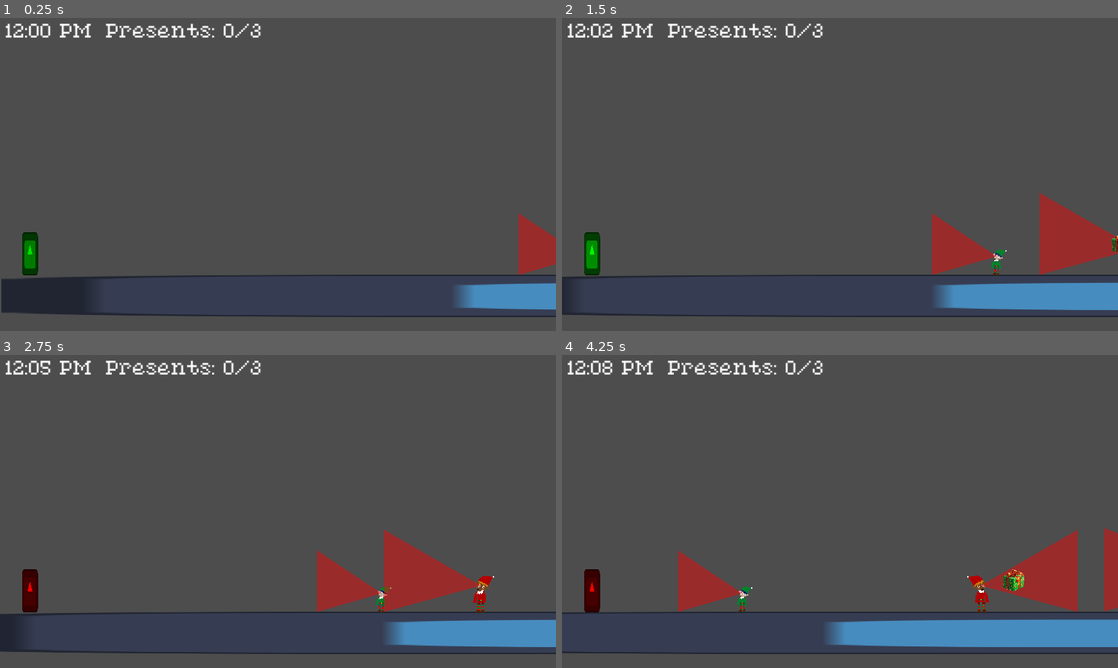
Above: before the commit, frames 1-4 (two rows, left to right).
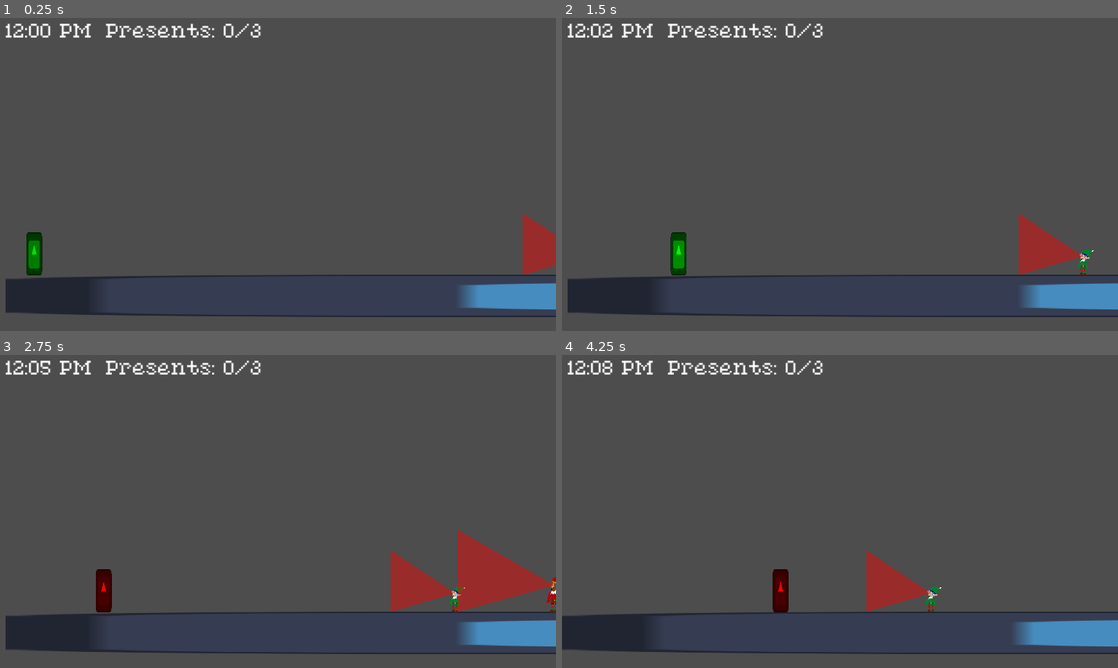
Above: after the commit, the same moments.

Repository: agreene5/GeorgiaDev-Winter-Jam-2024
Game: Godot game, scene res://Scenes/main.tscn
Same seed, same stepped clock (60 frames per second), same inputs: the game is played once before the commit and once after it. The engine's default icon, where the game draws it, is replaced by a stand-in: a white triangle on a blue panel in a dark square.
Inputs (mouse positions are in pixels of both pictures, inside the frame that each line leads up to):
- Up to frame 1 (0.25 s): no input
- Up to frame 2 (1.5 s): tap Enter (ui_accept) at 0.5, 0.77 s; move the mouse to (962, 158) at 0.52 s; hold Right (ui_right) from 0.53 s (still down); right-click (962, 158) at 0.6 s; move the mouse to (728, 190) at 1.27 s; right-click (728, 190) at 1.35 s
- Up to frame 3 (2.75 s): tap Enter (ui_accept) at 1.52 s; move the mouse to (333, 442) at 2.02 s; release Right (ui_right) at 2.03 s; hold Left (ui_left) from 2.03 s (still down); right-click (333, 442) at 2.1 s
- Up to frame 4 (4.25 s): move the mouse to (812, 574) at 2.77 s; release Left (ui_left) at 2.78 s; hold Right (ui_right) from 2.78 s (still down); right-click (812, 574) at 2.85 s; tap Enter (ui_accept) at 3.02, 3.77 s; move the mouse to (1006, 558) at 3.52 s; right-click (1006, 558) at 3.6 s

The runs differ from the first frame. In frame 1, 0.6% of the frame differs, in the area x 0-100%, y 62-95%; in frame 2, 8.0%; in frame 3, 8.5%; in frame 4, 12%, in the area x 0-100%, y 55-96%.

Commit message:
Added in initial camera movement
Like in super mario

Diff:
--- a/Grinch/camera_2d.gd
+++ b/Grinch/camera_2d.gd
@@ -1,11 +1,18 @@
 extends Camera2D
 
+var initial_camera_x = 942
+var initial_camera_y = 544
+var camera_unlocked = false
 
-# Called when the node enters the scene tree for the first time.
-func _ready() -> void:
-	pass # Replace with function body.
+func _ready():
+	top_level = true # This sets the camera to not be affected by its parent movement
+	global_position = Vector2(initial_camera_x, initial_camera_y) # Sets the position of the camera to initial values
 
+func _physics_process(delta):
+	if Global_Variables.grinch_position.x >= 650:
+		if not camera_unlocked:
+			initial_camera_x = global_position.x # Storing initial camera position right when grinch_position passes 650
+			camera_unlocked = true
 
-# Called every frame. 'delta' is the elapsed time since the previous frame.
-func _process(delta: float) -> void:
-	pass
+		# Move the camera with the player's x position, maintaining the initial offset
+		global_position.x = initial_camera_x + (Global_Variables.grinch_position.x - 650)
--- a/Grinch/character_body_2d.gd
+++ b/Grinch/character_body_2d.gd
@@ -1,3 +1,5 @@
+# DELETE OR REPLACE WITH MOVEMENT SCRIPT
+
 extends CharacterBody2D
 
 
--- a/Scenes/main.tscn
+++ b/Scenes/main.tscn
@@ -13,6 +13,7 @@
 [ext_resource type="FontFile" uid="uid://c0bdp5ffbpdu8" path="res://Finished_Assets/Non-Housemade Assets/PixelatedEleganceRegular-ovyAA.ttf" id="9_6aaf0"]
 [ext_resource type="Script" path="res://UI_Elements/presents_ui.gd" id="9_21bb7"]
 [ext_resource type="Script" path="res://Scenes/timer_ui.gd" id="11_4x2gd"]
+[ext_resource type="AudioStream" uid="uid://5c3qhe2yv3ts" path="res://Finished_Assets/Music/grinch draft 1 2024-12-21 0104.mp3" id="14_a1bgn"]
 
 [sub_resource type="RectangleShape2D" id="RectangleShape2D_k2t3w"]
 size = Vector2(10196, 143)
@@ -114,3 +115,7 @@
 script = ExtResource("11_4x2gd")
 
 [node name="Timer" type="Timer" parent="."]
+
+[node name="Music_Theme" type="AudioStreamPlayer" parent="."]
+stream = ExtResource("14_a1bgn")
+autoplay = true
Not shown, added: Finished_Assets/Music/grinch draft 1 2024-12-21 0104.mp3.import
Not shown: 1 places in Scenes/main.tscn that only renumber resources
Not shown, added: Finished_Assets/Music/grinch draft 1 2024-12-21 0104.mp3
